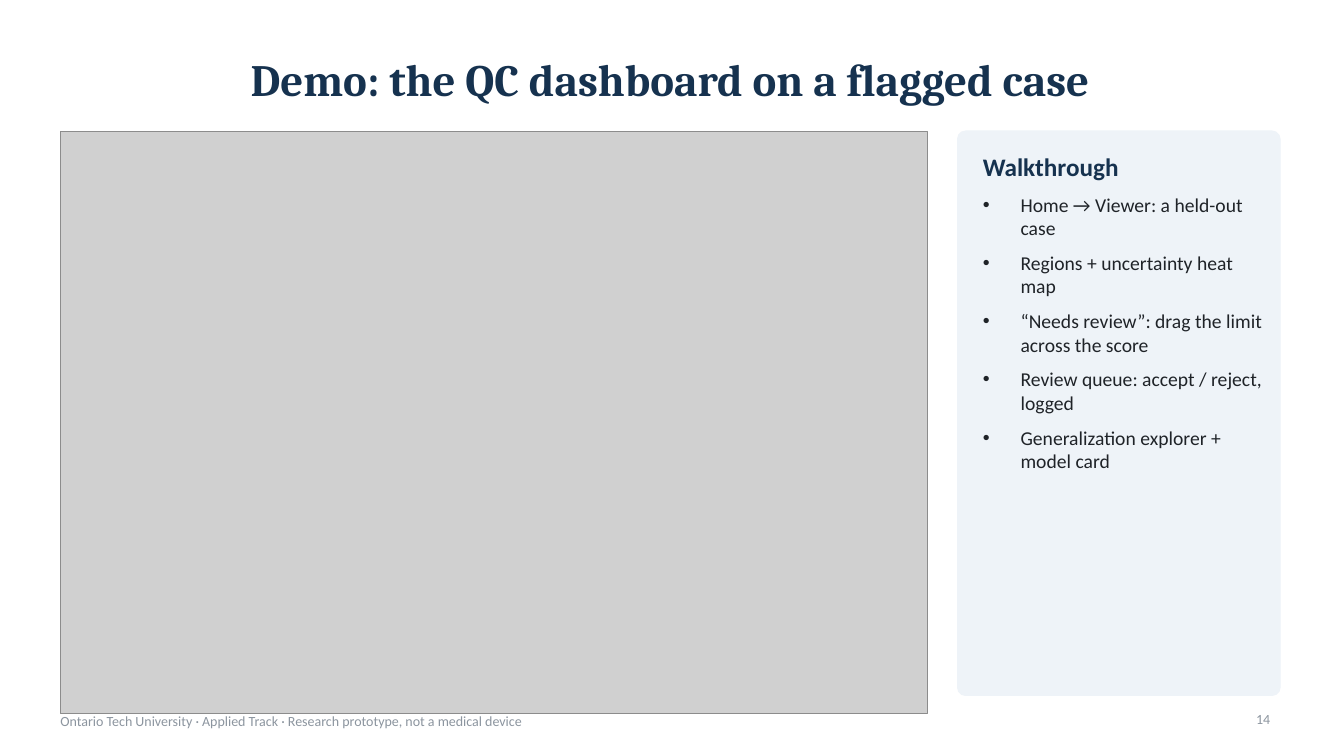
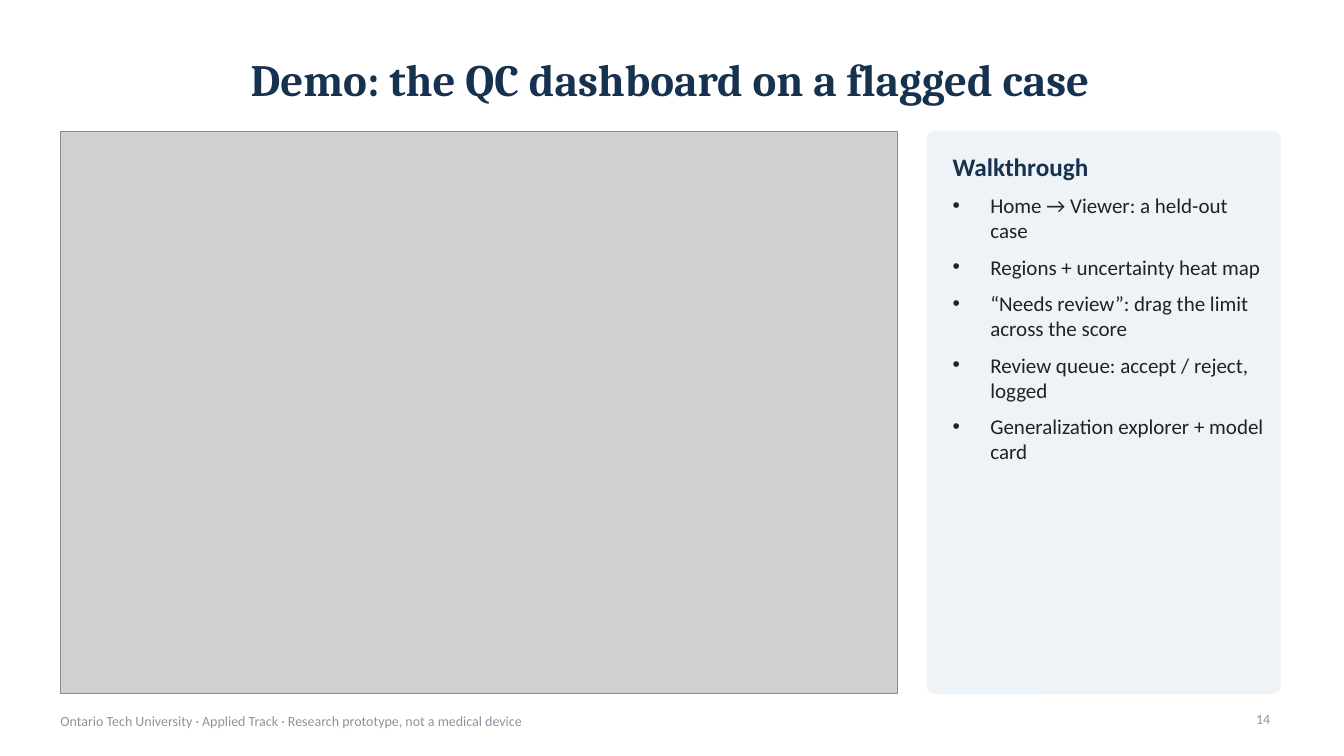
Before and after one commit to DevPatel1704/brain-tumor-qc, a slide deck: slide 14 of docs/slides/btqc_presentation.pptx. Drawn at 1344x756 pixels with LibreOffice and Linux fonts; fonts in the diff are those of the drawing; grey boxes stand for pictures. Boxes give left, top, right and bottom in pixels: in the first picture for what was removed or moved away, otherwise in the second. Text is boxed around its words. In the diff, an @@ line names an element or a change of style, - is before the commit and + after.

Commit message:
Final report and slides on the 98-case pilot
Baseline evaluated on 98 seeded test cases (val 33, in-site 33, held-out 32);
test-time adaptation (E3) and 8-flip vs 1-flip (E4) results added. Report
wording follows the data: no region improves significantly after Holm, and
the largest drop is reported for tumor core and enhancing tumor together.
Tables no longer split mid-row; headings stay with their content.

```diff
--- a/docs/slides/btqc_presentation.pptx
+++ b/docs/slides/btqc_presentation.pptx
@@ picture: place and size @@
-picture at [60,131,928,714]
+picture at [60,131,897,694]
@@ rounded rectangle: place and size @@
-rounded rectangle at [958,131,1280,696]
+rounded rectangle at [928,131,1280,694]
@@ rounded rectangle at [928,131,1280,694]: proportions changed @@
@@ text "Walkthrough": place and size @@
-text "Walkthrough" at [983,158,1262,468]
+text "Walkthrough" at [953,158,1263,459]
@@ text at [990,198,1263,459]: size 14 to 15 pt @@
```
Also in this commit, not shown: 10 other slides changed, 50 other files.
